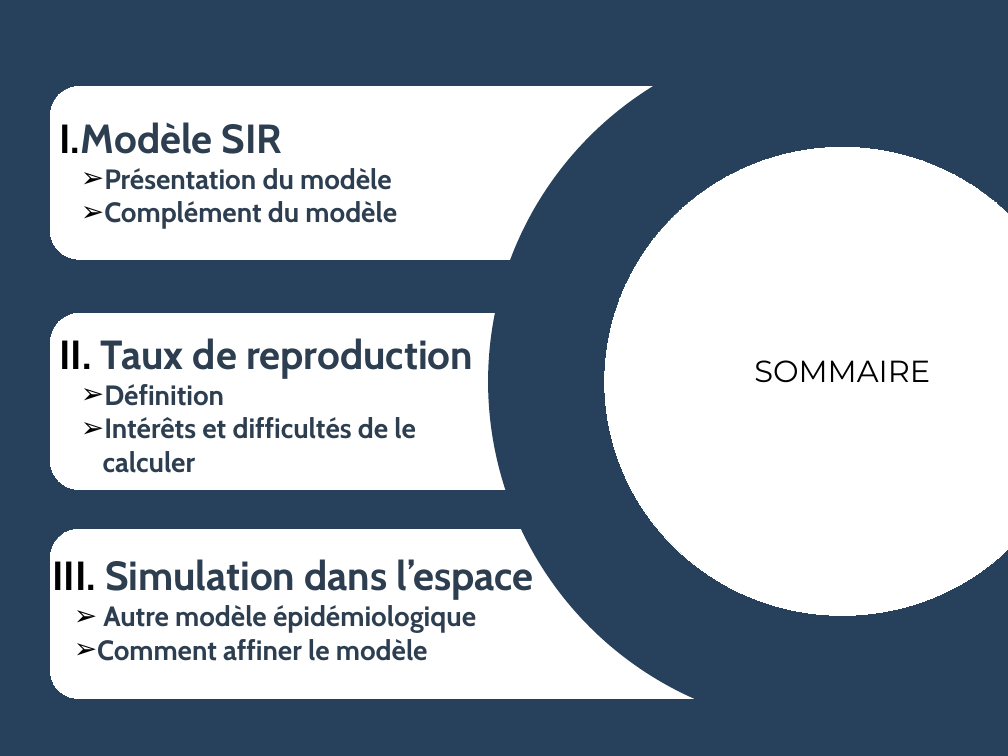
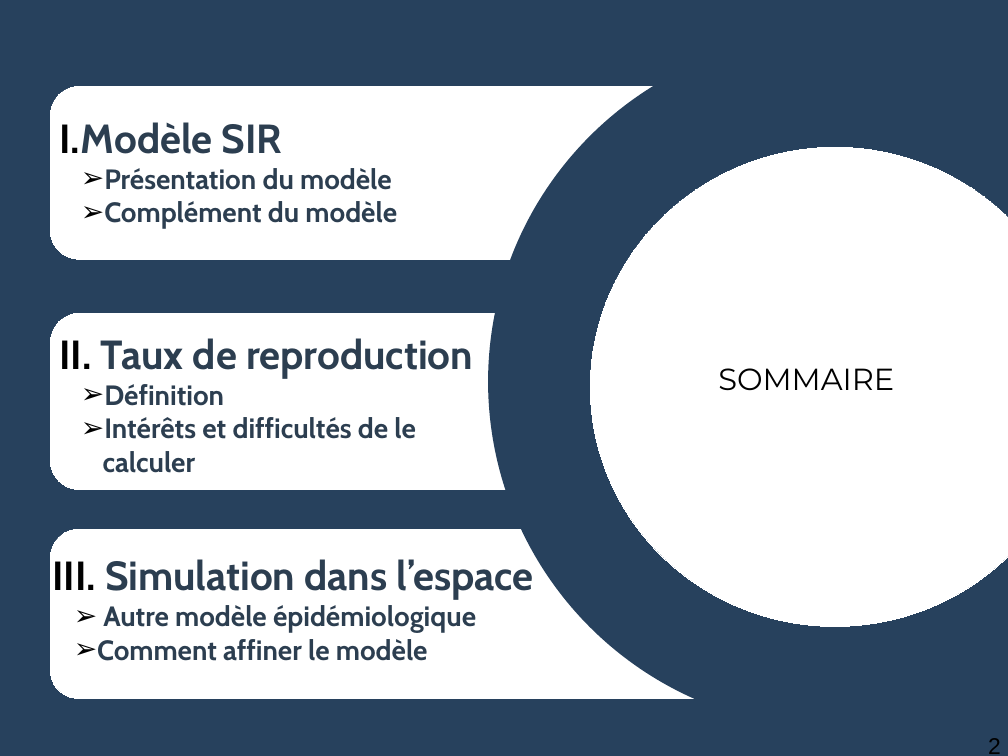
Before and after one commit to Alexia57/TIPE-2021-MP, a slide deck: slide 2 of Tipe_presentation.odp. Drawn at 1008x756 pixels with LibreOffice and Linux fonts; fonts in the diff are those of the drawing. Boxes give left, top, right and bottom in pixels: in the first picture for what was removed or moved away, otherwise in the second. Text is boxed around its words. In the diff, an @@ line names an element or a change of style, - is before the commit and + after.

```diff
--- a/Tipe_presentation.odp
+++ b/Tipe_presentation.odp
@@ ellipse: place and size @@
-ellipse at bbox=[605, 147, 1008, 616]
+ellipse at bbox=[591, 147, 1008, 627]
@@ text "SOMMAIRE": place and size @@
-text "SOMMAIRE" at bbox=[754, 360, 930, 383]
+text "SOMMAIRE" at bbox=[718, 368, 894, 391]
@@ text added at bbox=[988, 738, 1001, 754], 18 pt, text #000000 @@
+2
```
Also in this commit, not shown: 7 other slides changed, 6 slides added, 1 slide removed, 2 other files.
